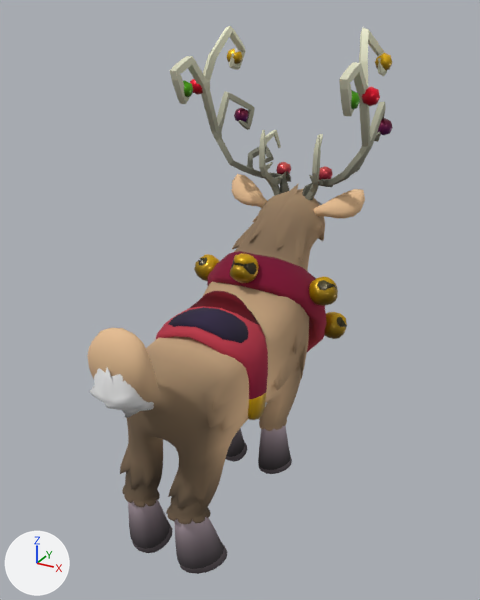
An edit to the glTF model Assets/Reindeer.glb, drawn before and after from the same camera.
The view is the same before and after, from a 50 mm camera at (1.94, -3.27, 3.2) aimed at (0.05, 0.15, 1.48). Every picture has the same lights, and +X, +Y and +Z are marked at lower left. Where no turn or scale is listed for an object, it has been applied to the vertices.

Objects in the first picture: 'Deer Body', 'Deer Ears', 'DeerFluff', 'U AntlersBIG UPGRADE', 'U AntlersSMALL', 'U Collar UPGRADE', 'U Ornaments UPGRADE', 'U Sadle UPGRADE'.
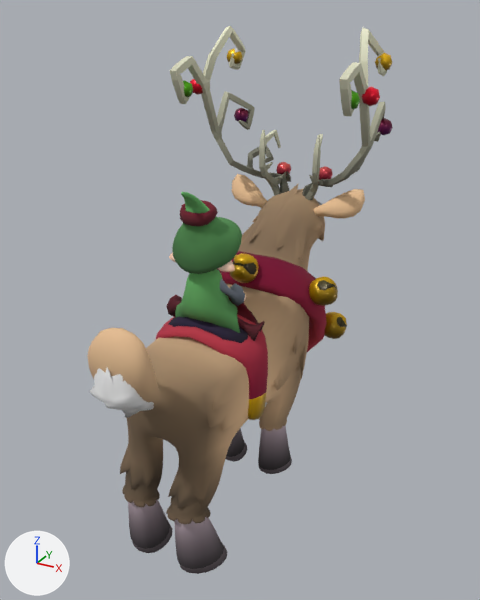
What differs and where, as boxes [x1, y1, x2, y2] in the pictures (480 x 600 px):
'Cube.001', added (green)
    after: [172, 192, 242, 274]
'Cube', added (green)
    after: [175, 269, 240, 333]
'Cube.007', added (brown)
    after: [166, 295, 265, 341]
'Cube.008', added
    after: [220, 279, 245, 306]
'Cube.005', added
    after: [169, 252, 235, 272]

Diff of the bpy script that builds the scene:
```diff
--- a/Assets/Reindeer.glb.py
+++ b/Assets/Reindeer.glb.py
@@ mat_material_002 @@
+mat_material_002 = principled_material('Material.002')
+mat_material_002.texture = img_a_color_pallet
+mat_material_002.roughness = 1.0
@@ me_cube_012 @@
+me_cube_012.from_pydata(...)  # 84 vertices, 160 faces; spans x -0.169..0.169, y -0.062..0.072, z 1.545..1.642
+me_cube_012.materials.append(mat_material_002)  # picture img_a_color_pallet
@@ me_cube_005 @@
+me_cube_005.from_pydata(...)  # 212 vertices, 416 faces; spans x -0.193..0.193, y -0.207..0.004, z 1.544..1.751
+me_cube_005.materials.append(mat_material_002)  # picture img_a_color_pallet
@@ me_cube_006 @@
+me_cube_006.from_pydata(...)  # 178 vertices, 336 faces; spans x -0.325..0.325, y -0.208..0.005, z 1.352..1.58
+me_cube_006.materials.append(mat_material_002)  # picture img_a_color_pallet
@@ me_cube_013 @@
+me_cube_013.from_pydata(...)  # 148 vertices, 288 faces; spans x -0.222..0.222, y -0.251..-0.19, z 1.833..1.912
+me_cube_013.materials.append(mat_material_002)  # picture img_a_color_pallet
@@ me_cube_018 @@
+me_cube_018.from_pydata(...)  # 431 vertices, 832 faces; spans x -0.212..0.212, y -0.398..0.03, z 1.82..2.304
+me_cube_018.materials.append(mat_material_002)  # picture img_a_color_pallet
@@ me_cube_019 @@
+me_cube_019.from_pydata(...)  # 233 vertices, 416 faces; spans x -0.229..0.229, y -0.309..-0.019, z 1.422..1.803
+me_cube_019.materials.append(mat_material_002)  # picture img_a_color_pallet
@@ ob_cube_010 @@
+ob_cube_010 = bpy.data.objects.new('Cube.010', me_cube_012)
+ob_cube_010.location = (0.0, 0.0, 0.0)
@@ ob_cube_008 @@
+ob_cube_008 = bpy.data.objects.new('Cube.008', me_cube_005)
+ob_cube_008.location = (0.0, 0.0, 0.0)
@@ ob_cube_007 @@
+ob_cube_007 = bpy.data.objects.new('Cube.007', me_cube_006)
+ob_cube_007.location = (0.0, 0.0, 0.0)
@@ ob_cube_005 @@
+ob_cube_005 = bpy.data.objects.new('Cube.005', me_cube_013)
+ob_cube_005.location = (0.0, 0.0, 0.0)
@@ ob_cube_001 @@
+ob_cube_001 = bpy.data.objects.new('Cube.001', me_cube_018)
+ob_cube_001.location = (0.0, 0.0, 0.0)
@@ ob_cube @@
+ob_cube = bpy.data.objects.new('Cube', me_cube_019)
+ob_cube.location = (0.0, 0.0, 0.0)
```
